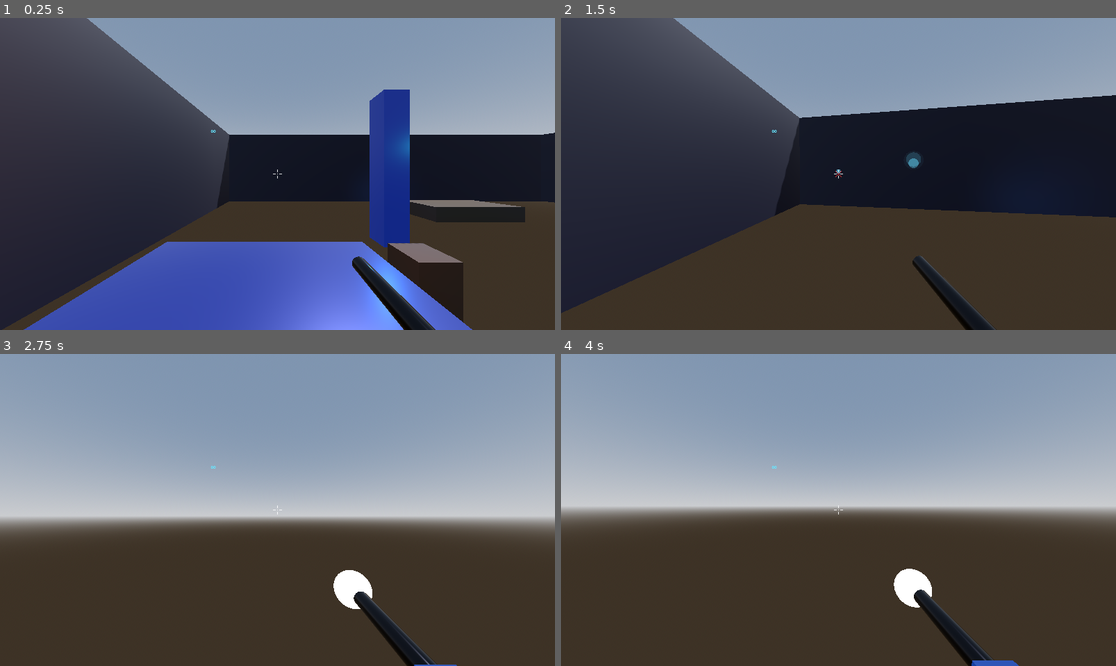
Above: before the commit, frames 1-4 (two rows, left to right).
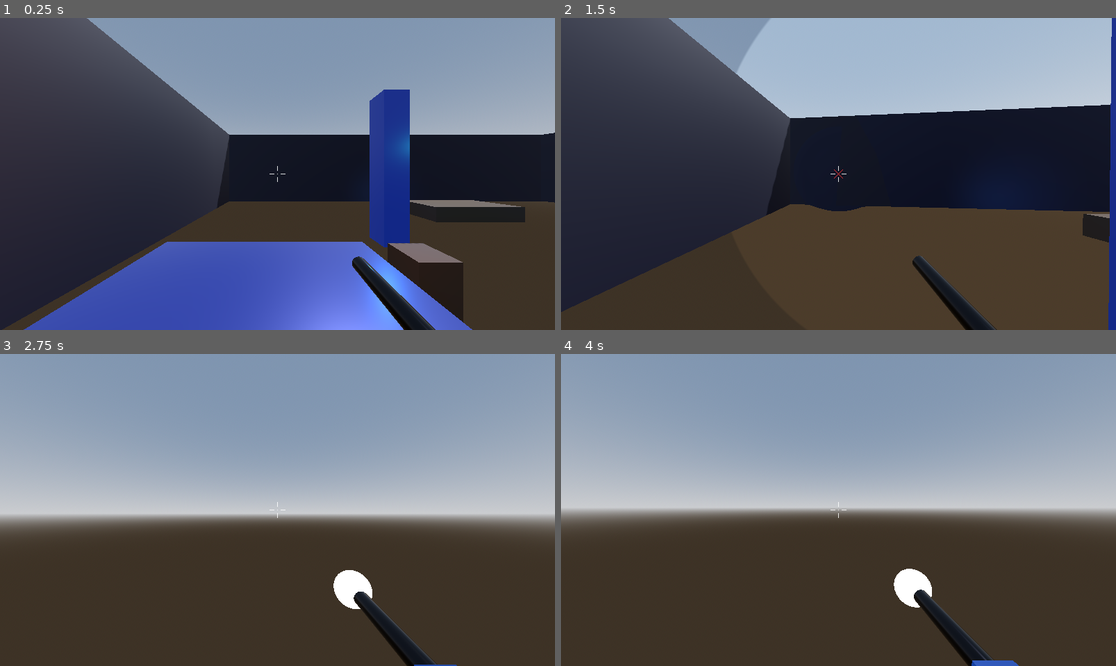
Above: after the commit, the same moments.

Repository: ZeroPowerZero/shockwave
Game: Godot game, scene res://scenes/main.tscn
Same seed, same stepped clock (60 frames per second), same inputs: the game is played once before the commit and once after it.
Inputs (mouse positions are in pixels of both pictures, inside the frame that each line leads up to):
- Up to frame 1 (0.25 s): no input
- Up to frame 2 (1.5 s): tap Enter at 0.5 s; move the mouse to (866, 174) at 0.52 s; press the mouse at (866, 174) at 0.53 s; hold W (move_forward) from 0.53 s (still down); tap Space (jump) at 0.77 s; move the mouse to (810, 174) at 1.27 s; release the mouse at (810, 174) at 1.28 s; tap Shift (sprint) at 1.35 s
- Up to frame 3 (2.75 s): keep holding W (move_forward); tap Space (jump) at 1.52 s; move the mouse to (288, 503) at 2.02 s; press the mouse at (288, 503) at 2.03 s
- Up to frame 4 (4 s): keep holding W (move_forward); move the mouse to (832, 516) at 2.77 s; release the mouse at (832, 516) at 2.78 s; tap Shift (sprint) at 2.85 s; tap Space (jump) at 3.02, 3.5, 3.77 s; move the mouse to (877, 513) at 3.52 s; press the mouse at (877, 513) at 3.53 s

The runs differ from the first frame. In frame 1, less than 0.1% of the frame differs, in the area x 37-52%, y 35-53%; in frame 2, 22%, in the area x 0-100%, y 0-100%; in frame 3, 2.2%; in frame 4, 0.6%.

Commit message:
Refactor shockwave effect to use quad mesh and shader for screen distortion

Diff:
--- a/project.godot
+++ b/project.godot
@@ -11,18 +11,13 @@
 [application]
 
 config/name="shockwave"
+run/main_scene="res://scenes/main.tscn"
 config/features=PackedStringArray("4.6", "GL Compatibility")
 config/icon="res://icon.svg"
-run/main_scene="res://scenes/main.tscn"
 
 [autoload]
 
 MCPRuntimeProbe="*res://addons/godot_mcp/runtime/mcp_runtime_probe.gd"
-
-[display]
-
-window/size/viewport_width=1920
-window/size/viewport_height=1080
 
 [editor_plugins]
 
--- a/scripts/shockwave.gd
+++ b/scripts/shockwave.gd
@@ -1,130 +1,99 @@
 extends Node3D
 
 ## Shockwave Effect
-## Creates an expanding 3D ring shockwave when a bullet hits a surface.
-## The ring expands outward, fades, and then frees itself.
+## Creates a transparent 3D shockwave that distorts the screen.
+## It is billboarded to always face the player.
 
 @export var max_radius: float = 20.0
 @export var expand_speed: float = 10.0
 @export var lifetime: float = 0.7
 
 var _time: float = 0.0
-var _ring_mesh: MeshInstance3D
-var _material: StandardMaterial3D
-var _normal: Vector3 = Vector3.UP
+var _quad_mesh: MeshInstance3D
+var _material: ShaderMaterial
+var _camera: Camera3D
 
-const RING_SEGMENTS = 64
+const SHADER_CODE = """
+shader_type spatial;
+render_mode unshaded, cull_disabled, depth_draw_never, shadows_disabled;
+
+uniform sampler2D screen_texture : hint_screen_texture, filter_linear_mipmap;
+uniform float strength = 0.1;
+uniform float thickness = 0.15;
+uniform float alpha = 1.0;
+
+void fragment() {
+	vec2 uv = UV - vec2(0.5);
+	float dist = length(uv);
+
+	// Smooth circle mask to cut off the quad edges
+	float circle = smoothstep(0.5, 0.49, dist);
+
+	// Ring mask for the distortion
+	float ring = smoothstep(0.5, 0.5 - thickness, dist) * smoothstep(0.5 - thickness * 2.0, 0.5 - thickness, dist);
+
+	// Direction outward from center
+	vec2 dir = normalize(uv);
+
+	// Screen distortion offset
+	vec2 offset = dir * ring * strength * alpha;
+
+	// Sample the screen behind this object
+	vec3 col = texture(screen_texture, SCREEN_UV - offset).rgb;
+
+	ALBEDO = col;
+	ALPHA = circle;
+}
+"""
 
 func _ready() -> void:
-	_build_shockwave_ring()
-	_build_inner_glow()
-	_build_particles()
+	_camera = get_viewport().get_camera_3d()
+	_build_shockwave_quad()
 
-func initialize(hit_position: Vector3, surface_normal: Vector3) -> void:
+func initialize(hit_position: Vector3, _surface_normal: Vector3) -> void:
 	global_position = hit_position
-	_normal = surface_normal.normalized()
-	# Align the shockwave ring to the surface normal
-	if _normal != Vector3.UP:
-		var axis = Vector3.UP.cross(_normal).normalized()
-		var angle = Vector3.UP.angle_to(_normal)
-		if axis.length() > 0.001:
-			rotation = Vector3.ZERO
-			rotate(axis, angle)
-	else:
-		rotation = Vector3.ZERO
+	# We ignore _surface_normal since we billboard it to the camera
 
-func _build_shockwave_ring() -> void:
-	_ring_mesh = MeshInstance3D.new()
-	add_child(_ring_mesh)
+func _build_shockwave_quad() -> void:
+	_quad_mesh = MeshInstance3D.new()
+	add_child(_quad_mesh)
 
-	# Use a torus mesh for the ring
-	var torus = TorusMesh.new()
-	torus.inner_radius = 0.0
-	torus.outer_radius = 0.05
-	torus.rings = RING_SEGMENTS
-	torus.ring_segments = 8
-	_ring_mesh.mesh = torus
+	var quad = QuadMesh.new()
+	quad.size = Vector2(1.0, 1.0)
+	_quad_mesh.mesh = quad
 
-	_material = StandardMaterial3D.new()
-	_material.emission_enabled = true
-	_material.emission = Color(0.3, 0.7, 1.0)
-	_material.emission_energy_multiplier = 4.0
-	_material.albedo_color = Color(0.3, 0.8, 1.0, 0.9)
-	_material.transparency = BaseMaterial3D.TRANSPARENCY_ALPHA
-	_material.blend_mode = BaseMaterial3D.BLEND_MODE_ADD
-	_material.shading_mode = BaseMaterial3D.SHADING_MODE_UNSHADED
-	_material.cull_mode = BaseMaterial3D.CULL_DISABLED
-	_ring_mesh.material_override = _material
+	var shader = Shader.new()
+	shader.code = SHADER_CODE
 
-func _build_inner_glow() -> void:
-	# Inner sphere flash
-	var sphere_instance = MeshInstance3D.new()
-	add_child(sphere_instance)
-	var sphere_mesh = SphereMesh.new()
-	sphere_mesh.radius = 0.2
-	sphere_mesh.height = 0.4
-	sphere_instance.mesh = sphere_mesh
-
-	var sphere_mat = StandardMaterial3D.new()
-	sphere_mat.emission_enabled = true
-	sphere_mat.emission = Color(0.5, 0.9, 1.0)
-	sphere_mat.emission_energy_multiplier = 8.0
-	sphere_mat.transparency = BaseMaterial3D.TRANSPARENCY_ALPHA
-	sphere_mat.albedo_color = Color(1.0, 1.0, 1.0, 0.8)
-	sphere_mat.blend_mode = BaseMaterial3D.BLEND_MODE_ADD
-	sphere_mat.shading_mode = BaseMaterial3D.SHADING_MODE_UNSHADED
-	sphere_instance.material_override = sphere_mat
-
-	# Fade the inner glow quickly
-	var tween = create_tween()
-	tween.tween_property(sphere_mat, "albedo_color:a", 0.0, 0.15)
-	tween.tween_callback(sphere_instance.queue_free)
-
-func _build_particles() -> void:
-	# Spark particles at the impact point
-	var particles = GPUParticles3D.new()
-	add_child(particles)
-	particles.amount = 24
-	particles.lifetime = 0.5
-	particles.one_shot = true
-	particles.explosiveness = 0.95
-	particles.emitting = true
-
-	var pm = ParticleProcessMaterial.new()
-	pm.direction = Vector3(0, 1, 0)
-	pm.spread = 80.0
-	pm.initial_velocity_min = 2.0
-	pm.initial_velocity_max = 6.0
-	pm.gravity = Vector3(0, -9.8, 0)
-	pm.scale_min = 0.05
-	pm.scale_max = 0.12
-	pm.color = Color(0.4, 0.85, 1.0)
-	particles.process_material = pm
-
-	var spark_mesh = SphereMesh.new()
-	spark_mesh.radius = 0.04
-	spark_mesh.height = 0.08
-	var spark_mat = StandardMaterial3D.new()
-	spark_mat.emission_enabled = true
-	spark_mat.emission = Color(0.4, 0.85, 1.0)
-	spark_mat.emission_energy_multiplier = 6.0
-	spark_mat.shading_mode = BaseMaterial3D.SHADING_MODE_UNSHADED
-	spark_mat.blend_mode = BaseMaterial3D.BLEND_MODE_ADD
-	spark_mesh.material = spark_mat
-	particles.draw_pass_1 = spark_mesh
+	_material = ShaderMaterial.new()
+	_material.shader = shader
+	_material.set_shader_parameter("strength", 0.06)
+	_material.set_shader_parameter("thickness", 0.12)
+	_quad_mesh.material_override = _material
 
 func _process(delta: float) -> void:
 	_time += delta
 	var t = clamp(_time / lifetime, 0.0, 1.0)
 
-	# Expand the ring radius
-	var current_radius = t * max_radius
-	_ring_mesh.scale = Vector3(current_radius, 1.0, current_radius)
+	# Expand diameter (radius * 2)
+	var current_scale = t * max_radius * 2.0
+	_quad_mesh.scale = Vector3(current_scale, current_scale, current_scale)
 
-	# Fade out alpha as it expands
-	var alpha = (1.0 - t) * (1.0 - t)
-	_material.albedo_color.a = alpha * 0.9
-	_material.emission_energy_multiplier = (1.0 - t) * 4.0
+	# Fade out distortion strength over time
+	var alpha_val = (1.0 - t) * (1.0 - t)
+	_material.set_shader_parameter("alpha", alpha_val)
+
+	# Billboard: face the camera
+	if is_instance_valid(_camera):
+		var cam_pos = _camera.global_position
+		if global_position.distance_to(cam_pos) > 0.01:
+			var up = Vector3.UP
+			# Prevent look_at error if looking straight up or down
+			if abs(global_position.direction_to(cam_pos).y) > 0.99:
+				up = Vector3.RIGHT
+			look_at(cam_pos, up)
+			# QuadMesh faces +Z natively, look_at points -Z at target. So we rotate 180.
+			rotate_object_local(Vector3.UP, PI)
 
 	if _time >= lifetime:
 		queue_free()
